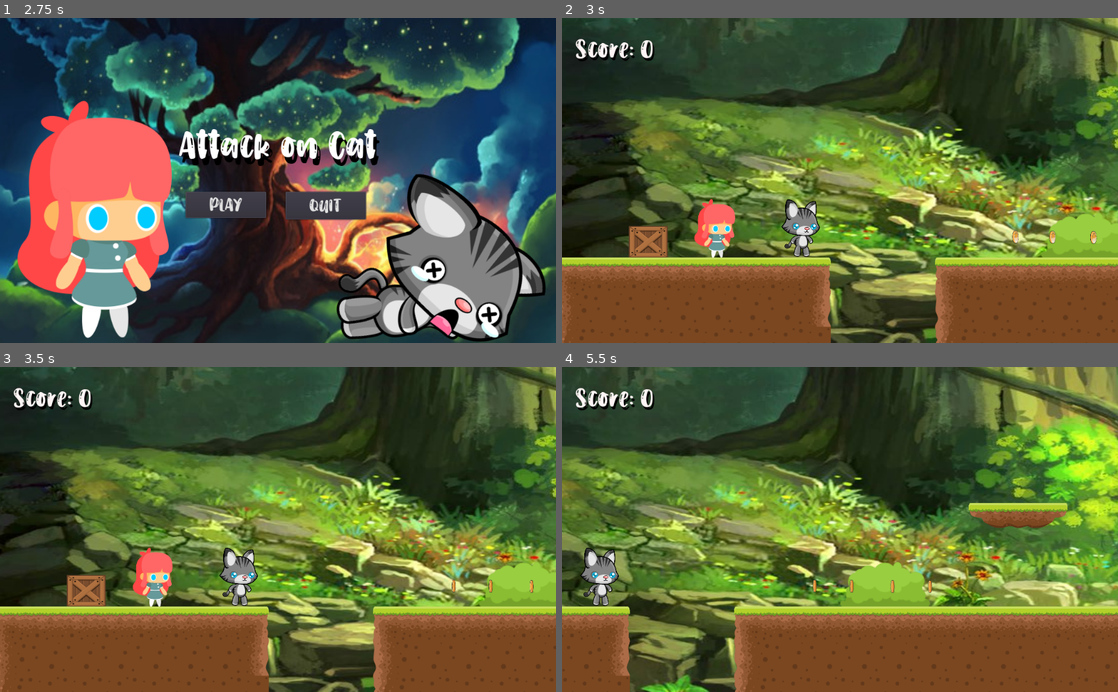
Above: before the commit, frames 1-4 (two rows, left to right).
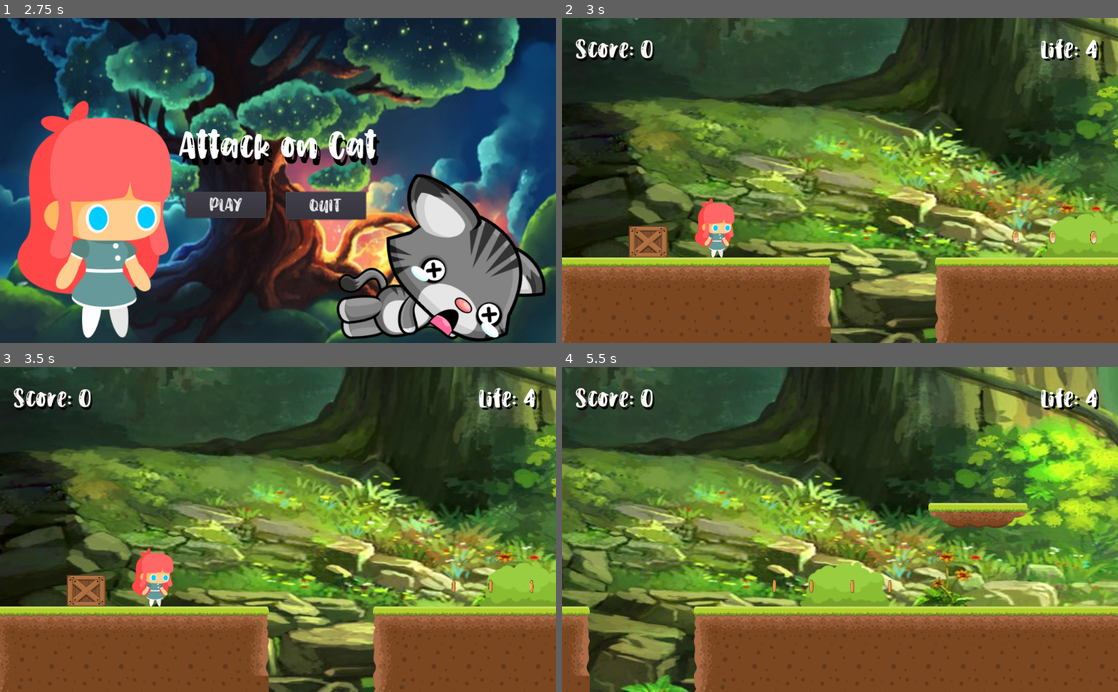
Above: after the commit, the same moments.

Repository: ericaolopess/Uni9Game
Game: Godot game, scene res://scenes/Menu.tscn
The game is run twice, just before and just after one commit, with the same random seed, the same clock (stepped at 60 frames per second) and the same inputs.
Inputs (mouse positions are in pixels of both pictures, inside the frame that each line leads up to):
- Up to frame 1 (2.75 s): click (278, 177) at 0.5 s; click (411, 229) at 1.25 s; click (88, 216) at 2 s
- Up to frame 2 (3 s): click "PLAY" at 2.75 s
- Up to frame 3 (3.5 s): no input
- Up to frame 4 (5.5 s): hold Right (right) 3.53-5.03 s; tap W (jump) at 3.6, 3.77, 4.07, 4.35, 4.52, 4.82, 5.1 s; hold Left (left) from 5.03 s (still down)

Frame 1 is identical in both runs. In frame 2, 1.4% of the frame differs, in the area x 23-97%, y 6-74%; in frame 3, 1.3%; in frame 4, 44%, in the area x 0-100%, y 0-100%.

Commit message:
08/11

Diff:
--- /dev/null
+++ b/scenes/Cat.tscn
@@ -0,0 +1,82 @@
+[gd_scene load_steps=35 format=2]
+
+[ext_resource path="res://sprite/Enemy/cat/Dead (10).png" type="Texture" id=1]
+[ext_resource path="res://sprite/Enemy/cat/Dead (3).png" type="Texture" id=2]
+[ext_resource path="res://sprite/Enemy/cat/Dead (6).png" type="Texture" id=3]
+[ext_resource path="res://sprite/Enemy/cat/Dead (1).png" type="Texture" id=4]
+[ext_resource path="res://sprite/Enemy/cat/Idle (4).png" type="Texture" id=5]
+[ext_resource path="res://sprite/Enemy/cat/Dead (2).png" type="Texture" id=6]
+[ext_resource path="res://sprite/Enemy/cat/Idle (1).png" type="Texture" id=7]
+[ext_resource path="res://sprite/Enemy/cat/Idle (5).png" type="Texture" id=8]
+[ext_resource path="res://sprite/Enemy/cat/Idle (10).png" type="Texture" id=9]
+[ext_resource path="res://sprite/Enemy/cat/Idle (2).png" type="Texture" id=10]
+[ext_resource path="res://sprite/Enemy/cat/Dead (4).png" type="Texture" id=11]
+[ext_resource path="res://sprite/Enemy/cat/Idle (3).png" type="Texture" id=12]
+[ext_resource path="res://sprite/Enemy/cat/Idle (9).png" type="Texture" id=13]
+[ext_resource path="res://sprite/Enemy/cat/Dead (9).png" type="Texture" id=14]
+[ext_resource path="res://sprite/Enemy/cat/Idle (8).png" type="Texture" id=15]
+[ext_resource path="res://sprite/Enemy/cat/Dead (7).png" type="Texture" id=16]
+[ext_resource path="res://sprite/Enemy/cat/Dead (8).png" type="Texture" id=17]
+[ext_resource path="res://sprite/Enemy/cat/Idle (7).png" type="Texture" id=18]
+[ext_resource path="res://sprite/Enemy/cat/Dead (5).png" type="Texture" id=19]
+[ext_resource path="res://sprite/Enemy/cat/Idle (6).png" type="Texture" id=20]
+[ext_resource path="res://script/Cat.gd" type="Script" id=21]
+[ext_resource path="res://sprite/Enemy/cat/Walk (7).png" type="Texture" id=22]
+[ext_resource path="res://sprite/Enemy/cat/Walk (8).png" type="Texture" id=23]
+[ext_resource path="res://sprite/Enemy/cat/Walk (6).png" type="Texture" id=24]
+[ext_resource path="res://sprite/Enemy/cat/Walk (4).png" type="Texture" id=25]
+[ext_resource path="res://sprite/Enemy/cat/Walk (9).png" type="Texture" id=26]
+[ext_resource path="res://sprite/Enemy/cat/Walk (1).png" type="Texture" id=27]
+[ext_resource path="res://sprite/Enemy/cat/Walk (3).png" type="Texture" id=28]
+[ext_resource path="res://sprite/Enemy/cat/Walk (5).png" type="Texture" id=29]
+[ext_resource path="res://sprite/Enemy/cat/Walk (2).png" type="Texture" id=30]
+[ext_resource path="res://sprite/Enemy/cat/Walk (10).png" type="Texture" id=31]
+
+[sub_resource type="SpriteFrames" id=1]
+animations = [ {
+"frames": [ ExtResource( 7 ), ExtResource( 10 ), ExtResource( 12 ), ExtResource( 5 ), ExtResource( 8 ), ExtResource( 20 ), ExtResource( 18 ), ExtResource( 15 ), ExtResource( 13 ), ExtResource( 9 ) ],
+"loop": true,
+"name": "idle",
+"speed": 5.0
+}, {
+"frames": [ ExtResource( 27 ), ExtResource( 30 ), ExtResource( 28 ), ExtResource( 25 ), ExtResource( 29 ), ExtResource( 24 ), ExtResource( 22 ), ExtResource( 23 ), ExtResource( 26 ), ExtResource( 31 ) ],
+"loop": true,
+"name": "walk",
+"speed": 5.0
+}, {
+"frames": [ ExtResource( 4 ), ExtResource( 6 ), ExtResource( 2 ), ExtResource( 11 ), ExtResource( 19 ), ExtResource( 3 ), ExtResource( 16 ), ExtResource( 17 ), ExtResource( 14 ), ExtResource( 1 ) ],
+"loop": false,
+"name": "dead",
+"speed": 5.0
+} ]
+
+[sub_resource type="RectangleShape2D" id=2]
+extents = Vector2( 130.374, 154.411 )
+
+[sub_resource type="RectangleShape2D" id=3]
+extents = Vector2( 88.4212, 22.5597 )
+
+[node name="Cat" type="Node2D"]
+script = ExtResource( 21 )
+
+[node name="AnimatedSprite" type="AnimatedSprite" parent="."]
+frames = SubResource( 1 )
+animation = "idle"
+frame = 2
+playing = true
+
+[node name="Dano" type="Area2D" parent="."]
+
+[node name="CollisionShape2D" type="CollisionShape2D" parent="Dano"]
+position = Vector2( -20.9763, 61.4306 )
+shape = SubResource( 2 )
+
+[node name="Morte" type="Area2D" parent="."]
+
+[node name="CollisionShape2D" type="CollisionShape2D" parent="Morte"]
+position = Vector2( -20.9763, -133.349 )
+shape = SubResource( 3 )
+
+[connection signal="animation_finished" from="AnimatedSprite" to="." method="_on_AnimatedSprite_animation_finished"]
+[connection signal="body_entered" from="Dano" to="." method="_on_Dano_body_entered"]
+[connection signal="body_entered" from="Morte" to="." method="_on_Morte_body_entered"]
--- a/scenes/Game.tscn
+++ b/scenes/Game.tscn
@@ -1,30 +1,12 @@
-[gd_scene load_steps=53 format=2]
+[gd_scene load_steps=35 format=2]
 
 [ext_resource path="res://scenes/Player.tscn" type="PackedScene" id=1]
 [ext_resource path="res://scenes/Item.tscn" type="PackedScene" id=2]
 [ext_resource path="res://scenes/Plataforma.tscn" type="PackedScene" id=3]
 [ext_resource path="res://font/Humble Boys demo.otf" type="DynamicFontData" id=4]
 [ext_resource path="res://tiles/BG/painel-de-festa-floresta-3-painel-em-tecido.jpg" type="Texture" id=5]
-[ext_resource path="res://sprite/Enemy/cat/Dead (9).png" type="Texture" id=82]
-[ext_resource path="res://sprite/Enemy/cat/Idle (5).png" type="Texture" id=89]
-[ext_resource path="res://sprite/Enemy/cat/Idle (7).png" type="Texture" id=90]
-[ext_resource path="res://sprite/Enemy/cat/Dead (5).png" type="Texture" id=91]
-[ext_resource path="res://sprite/Enemy/cat/Dead (4).png" type="Texture" id=93]
-[ext_resource path="res://sprite/Enemy/cat/Dead (2).png" type="Texture" id=94]
-[ext_resource path="res://sprite/Enemy/cat/Idle (8).png" type="Texture" id=96]
-[ext_resource path="res://sprite/Enemy/cat/Dead (7).png" type="Texture" id=99]
-[ext_resource path="res://sprite/Enemy/cat/Dead (6).png" type="Texture" id=103]
-[ext_resource path="res://sprite/Enemy/cat/Dead (10).png" type="Texture" id=104]
-[ext_resource path="res://sprite/Enemy/cat/Idle (6).png" type="Texture" id=105]
-[ext_resource path="res://sprite/Enemy/cat/Idle (4).png" type="Texture" id=106]
-[ext_resource path="res://sprite/Enemy/cat/Idle (9).png" type="Texture" id=107]
-[ext_resource path="res://sprite/Enemy/cat/Dead (3).png" type="Texture" id=110]
-[ext_resource path="res://sprite/Enemy/cat/Idle (1).png" type="Texture" id=112]
-[ext_resource path="res://sprite/Enemy/cat/Dead (8).png" type="Texture" id=113]
-[ext_resource path="res://sprite/Enemy/cat/Idle (2).png" type="Texture" id=114]
-[ext_resource path="res://sprite/Enemy/cat/Idle (3).png" type="Texture" id=115]
-[ext_resource path="res://sprite/Enemy/cat/Idle (10).png" type="Texture" id=116]
-[ext_resource path="res://sprite/Enemy/cat/Dead (1).png" type="Texture" id=120]
+[ext_resource path="res://script/Game.gd" type="Script" id=6]
+[ext_resource path="res://scenes/Cat.tscn" type="PackedScene" id=7]
 [ext_resource path="res://tiles/Tiles/1.png" type="Texture" id=128]
 [ext_resource path="res://tiles/Tiles/3.png" type="Texture" id=129]
 [ext_resource path="res://tiles/Tiles/5.png" type="Texture" id=130]
@@ -319,20 +301,7 @@
 } ]
 13/z_index = 0
 
-[sub_resource type="SpriteFrames" id=10]
-animations = [ {
-"frames": [ ExtResource( 112 ), ExtResource( 114 ), ExtResource( 115 ), ExtResource( 106 ), ExtResource( 89 ), ExtResource( 105 ), ExtResource( 90 ), ExtResource( 96 ), ExtResource( 107 ), ExtResource( 116 ) ],
-"loop": true,
-"name": "idle",
-"speed": 5.0
-}, {
-"frames": [ ExtResource( 120 ), ExtResource( 94 ), ExtResource( 110 ), ExtResource( 93 ), ExtResource( 91 ), ExtResource( 103 ), ExtResource( 99 ), ExtResource( 113 ), ExtResource( 82 ), ExtResource( 104 ) ],
-"loop": false,
-"name": "dead",
-"speed": 5.0
-} ]
-
-[sub_resource type="Animation" id=11]
+[sub_resource type="Animation" id=10]
 resource_name = "New Anim"
 length = 2.0
 loop = true
@@ -350,12 +319,17 @@
 "values": [ Vector2( 2195.4, 259.598 ), Vector2( 2195.4, 129.259 ), Vector2( 2195.4, -92.4905 ), Vector2( 2195.4, 129.259 ), Vector2( 2195.4, 309.506 ) ]
 }
 
-[sub_resource type="DynamicFont" id=12]
+[sub_resource type="DynamicFont" id=11]
 size = 35
 outline_color = Color( 0.537255, 0.180392, 0.180392, 1 )
 font_data = ExtResource( 4 )
 
+[sub_resource type="DynamicFont" id=12]
+size = 35
+font_data = ExtResource( 4 )
+
 [node name="Game" type="Node2D"]
+script = ExtResource( 6 )
 __meta__ = {
 "_edit_horizontal_guides_": [ 702.432 ],
 "_edit_vertical_guides_": [ -221.726 ]
@@ -386,14 +360,6 @@
 position = Vector2( 1707.5, 302.18 )
 scale = Vector2( 2.5, 2.5 )
 texture = ExtResource( 143 )
-
-[node name="Cat" type="AnimatedSprite" parent="."]
-position = Vector2( 668.697, 270.593 )
-scale = Vector2( 0.5, 0.5 )
-frames = SubResource( 10 )
-animation = "idle"
-frame = 5
-playing = true
 
 [node name="Player" parent="." instance=ExtResource( 1 )]
 position = Vector2( 334.446, 257.822 )
@@ -450,3 +416,25 @@
 __meta__ = {
 "_edit_use_anchors_": false
 }
+
+[node name="life" type="Label" parent="CanvasLayer"]
+anchor_left = 0.861
+anchor_top = 0.052
+anchor_right = 0.964
+anchor_bottom = 0.141
+margin_left = 0.325684
+margin_top = 0.264439
+margin_right = -0.146301
+margin_bottom = -0.135559
+custom_fonts/font = SubResource( 12 )
+custom_colors/font_color_shadow = Color( 0, 0, 0, 1 )
+custom_constants/shadow_offset_x = 4
+custom_constants/shadow_offset_y = 4
+text = "Life: 4"
+__meta__ = {
+"_edit_use_anchors_": false
+}
+
+[node name="Cat" parent="." instance=ExtResource( 7 )]
+position = Vector2( 3073.21, 272.885 )
+scale = Vector2( 0.5, 0.5 )
--- /dev/null
+++ b/scenes/GameOver.tscn
@@ -0,0 +1,139 @@
+[gd_scene load_steps=9 format=2]
+
+[ext_resource path="res://font/Humble Boys demo.otf" type="DynamicFontData" id=1]
+[ext_resource path="res://script/Menu.gd" type="Script" id=2]
+[ext_resource path="res://tiles/BG/D_NQ_NP_651145-MLB28909879455_122018-O.jpg" type="Texture" id=3]
+[ext_resource path="res://sprite/Player/Idle (1).png" type="Texture" id=4]
+[ext_resource path="res://sprite/Enemy/cat/Dead (10).png" type="Texture" id=5]
+
+[sub_resource type="DynamicFont" id=1]
+size = 50
+font_data = ExtResource( 1 )
+
+[sub_resource type="DynamicFont" id=2]
+size = 25
+font_data = ExtResource( 1 )
+
+[sub_resource type="DynamicFont" id=3]
+size = 25
+font_data = ExtResource( 1 )
+
+[node name="Menu" type="Node2D"]
+script = ExtResource( 2 )
+
+[node name="CanvasLayer" type="CanvasLayer" parent="."]
+
+[node name="TextureButton" type="TextureButton" parent="CanvasLayer"]
+anchor_left = -0.044
+anchor_top = -0.067
+anchor_right = 1.047
+anchor_bottom = 1.052
+margin_left = 0.0560036
+margin_top = 0.200001
+margin_right = -0.128052
+margin_bottom = -0.200012
+texture_normal = ExtResource( 3 )
+expand = true
+__meta__ = {
+"_edit_use_anchors_": false
+}
+
+[node name="TextureButton2" type="TextureButton" parent="CanvasLayer"]
+anchor_left = 0.47
+anchor_top = 0.231
+anchor_right = 1.013
+anchor_bottom = 1.071
+margin_left = 0.417419
+margin_top = 0.223373
+margin_right = 0.385498
+margin_bottom = 0.223328
+texture_normal = ExtResource( 5 )
+__meta__ = {
+"_edit_use_anchors_": false
+}
+
+[node name="TextureButton3" type="TextureButton" parent="CanvasLayer"]
+anchor_left = -0.044
+anchor_top = 0.231
+anchor_right = 0.362
+anchor_bottom = 1.0
+margin_left = 0.0560036
+margin_top = 0.223373
+margin_right = 0.311981
+margin_bottom = -7.17664
+texture_normal = ExtResource( 4 )
+__meta__ = {
+"_edit_use_anchors_": false
+}
+
+[node name="Label" type="Label" parent="CanvasLayer"]
+anchor_top = 0.33
+anchor_right = 1.0
+anchor_bottom = 0.455
+margin_left = -8.909
+margin_top = -94.4353
+margin_right = -8.909
+margin_bottom = -94.4352
+custom_fonts/font = SubResource( 1 )
+custom_colors/font_color = Color( 1, 1, 1, 1 )
+custom_colors/font_color_shadow = Color( 0, 0, 0, 1 )
+custom_constants/shadow_offset_x = 6
+custom_constants/shadow_offset_y = 12
+text = "Attack on Cat"
+align = 1
+__meta__ = {
+"_edit_use_anchors_": false
+}
+
+[node name="Label2" type="Label" parent="CanvasLayer"]
+anchor_top = 0.33
+anchor_right = 1.0
+anchor_bottom = 0.455
+margin_left = -7.1272
+margin_top = -1.78175
+margin_right = -7.1272
+margin_bottom = -1.78174
+custom_fonts/font = SubResource( 1 )
+custom_colors/font_color = Color( 0.92549, 0, 0, 1 )
+custom_colors/font_color_shadow = Color( 0, 0, 0, 1 )
+custom_constants/shadow_offset_x = 6
+custom_constants/shadow_offset_y = 12
+text = "GAME OVER"
+align = 1
+__meta__ = {
+"_edit_use_anchors_": false
+}
+
+[node name="play" type="Button" parent="CanvasLayer"]
+anchor_left = 0.334
+anchor_top = 0.54
+anchor_right = 0.478
+anchor_bottom = 0.615
+margin_left = -0.382477
+margin_top = -2.72913
+margin_right = 0.16153
+margin_bottom = 0.270874
+custom_fonts/font = SubResource( 2 )
+custom_colors/font_color_pressed = Color( 0.372549, 0.0509804, 0.0509804, 1 )
+text = "RELOAD"
+__meta__ = {
+"_edit_use_anchors_": false
+}
+
+[node name="quit" type="Button" parent="CanvasLayer"]
+anchor_left = 0.513
+anchor_top = 0.54
+anchor_right = 0.658
+anchor_bottom = 0.62
+margin_left = 0.470215
+margin_top = -2.72913
+margin_right = -0.00982666
+margin_bottom = 0.270874
+custom_fonts/font = SubResource( 3 )
+text = "QUIT"
+__meta__ = {
+"_edit_use_anchors_": false
+}
+
+[connection signal="pressed" from="CanvasLayer/play" to="." method="_on_play_pressed"]
+[connection signal="pressed" from="CanvasLayer/quit" to="." method="_on_quit_pressed"]
--- a/scenes/Player.tscn
+++ b/scenes/Player.tscn
@@ -116,6 +116,11 @@
 "name": "idle",
 "speed": 5.0
 }, {
+"frames": [ ExtResource( 44 ), ExtResource( 15 ), ExtResource( 12 ), ExtResource( 5 ), ExtResource( 24 ), ExtResource( 38 ), ExtResource( 11 ), ExtResource( 17 ), ExtResource( 40 ), ExtResource( 30 ), ExtResource( 3 ), ExtResource( 32 ), ExtResource( 23 ), ExtResource( 46 ), ExtResource( 18 ), ExtResource( 50 ), ExtResource( 21 ), ExtResource( 43 ), ExtResource( 37 ), ExtResource( 36 ) ],
+"loop": true,
+"name": "run",
+"speed": 5.0
+}, {
 "frames": [ ExtResource( 20 ), ExtResource( 22 ), ExtResource( 45 ), ExtResource( 2 ), ExtResource( 33 ), ExtResource(  …(252 unchanged characters)…
 "loop": true,
 "name": "walk",
@@ -126,11 +131,6 @@
 "name": "dead",
 "speed": 5.0
 }, {
-"frames": [ ExtResource( 44 ), ExtResource( 15 ), ExtResource( 12 ), ExtResource( 5 ), ExtResource( 24 ), ExtResource( 38 ), ExtResource( 11 ), ExtResource( 17 ), ExtResource( 40 ), ExtResource( 30 ), ExtResource( 3 ), ExtResource( 32 ), ExtResource( 23 ), ExtResource( 46 ), ExtResource( 18 ), ExtResource( 50 ), ExtResource( 21 ), ExtResource( 43 ), ExtResource( 37 ), ExtResource( 36 ) ],
-"loop": true,
-"name": "run",
-"speed": 5.0
-}, {
 "frames": [ ExtResource( 9 ), ExtResource( 16 ), ExtResource( 51 ), ExtResource( 8 ), ExtResource( 56 ), ExtResource( 5 …(464 unchanged characters)…
 "loop": true,
 "name": "jump",
@@ -139,7 +139,7 @@
 
 [sub_resource type="CapsuleShape2D" id=2]
 radius = 61.5
-height = 69.0
+height = 25.5138
 
 [node name="Player" type="KinematicBody2D"]
 script = ExtResource( 108 )
@@ -148,11 +148,10 @@
 scale = Vector2( 0.5, 0.5 )
 frames = SubResource( 1 )
 animation = "idle"
-frame = 5
 playing = true
 
 [node name="CollisionShape2D" type="CollisionShape2D" parent="."]
-position = Vector2( 18.4685, 15.063 )
+position = Vector2( 9.27612, 37.6904 )
 shape = SubResource( 2 )
 
 [node name="RayD" type="RayCast2D" parent="."]
@@ -160,3 +159,5 @@
 
 [node name="RayE" type="RayCast2D" parent="."]
 position = Vector2( -0.31498, 54.7423 )
+
+[connection signal="animation_finished" from="sprite" to="." method="_on_sprite_animation_finished"]
--- /dev/null
+++ b/script/Cat.gd
@@ -0,0 +1,22 @@
+extends Node2D
+
+var game
+var isDead
+
+func _ready():
+	game = get_tree().current_scene
+	isDead = false
+
+func _on_Dano_body_entered(body):
+	if !(isDead):
+		if (body.name == "Player"):
+			game.count_life()
+
+func _on_Morte_body_entered(body):
+	if (body.name == "Player"):
+		$AnimatedSprite.animation = "dead"
+		isDead = true
+
+func _on_AnimatedSprite_animation_finished():
+	if ($AnimatedSprite.animation == "dead"):
+		queue_free()
--- /dev/null
+++ b/script/Game.gd
@@ -0,0 +1,13 @@
+extends Node2D
+
+var life = 4
+
+func _ready():
+	$CanvasLayer/life.text = "Life: " + str(life)
+
+func count_life():
+	life -= 1
+	$CanvasLayer/life.text = "Life: " + str(life)
+
+	if (life == 0):
+		$Player.dead()
--- a/script/Player.gd
+++ b/script/Player.gd
@@ -9,36 +9,53 @@
 
 var y_velo = 0
 
+var isDead
+
+func _ready():
+	isDead = false
+
+
+
 func _physics_process(delta):
+	if !(isDead):
+		var grounded = is_on_floor();
+		var no_chao = $RayD.is_colliding() or $RayE.is_colliding()
 
-	var grounded = is_on_floor();
-	var no_chao = $RayD.is_colliding() or $RayE.is_colliding()
+		if Input.is_action_pressed("sair"):
+			get_tree().change_scene("res://scenes/Menu.tscn")
 
-	if Input.is_action_pressed("sair"):
-		get_tree().change_scene("res://scenes/Menu.tscn")
+		if Input.is_action_pressed("right"):
+			$sprite.animation = "walk"
+			$sprite.flip_h = false
+			move_dir += 1
+		elif Input.is_action_pressed("left"):
+			$sprite.animation = "walk"
+			$sprite.flip_h = true
+			move_dir -= 1
+		else:
+			$sprite.animation = "idle"
+			move_dir = 0
 
-	if Input.is_action_pressed("right"):
-		$sprite.animation = "walk"
-		$sprite.flip_h = false
-		move_dir += 1
-	elif Input.is_action_pressed("left"):
-		$sprite.animation = "walk"
-		$sprite.flip_h = true
-		move_dir -= 1
-	else:
-		$sprite.animation = "idle"
-		move_dir = 0
+		if grounded and Input.is_action_just_pressed("jump"):
+			y_velo = -JUMP_FORCE
+			$sprite.animation = "jump"
 
-	if grounded and Input.is_action_just_pressed("jump"):
-		y_velo = -JUMP_FORCE
-		$sprite.animation = "jump"
+		move_and_slide(Vector2(move_dir * MOVE_SPEED, y_velo), Vector2(0,-1))
 
-	move_and_slide(Vector2(move_dir * MOVE_SPEED, y_velo), Vector2(0,-1))
+		y_velo += GRAVITY
 
-	y_velo += GRAVITY
+		if grounded and y_velo >= 0 :
+			y_velo = 5
 
-	if grounded and y_velo >= 0 :
-		y_velo = 5
+		if y_velo > MAX_FALL_SPEED:
+			y_velo = MAX_FALL_SPEED
 
-	if y_velo > MAX_FALL_SPEED:
-		y_velo = MAX_FALL_SPEED
+
+func dead():
+	isDead = true
+	$sprite.animation = "dead"
+
+
+func _on_sprite_animation_finished():
+	if (isDead):
+		get_tree().change_scene("res://scenes/GameOver.tscn")
Not shown: 2 places in scenes/Game.tscn that only renumber resources
